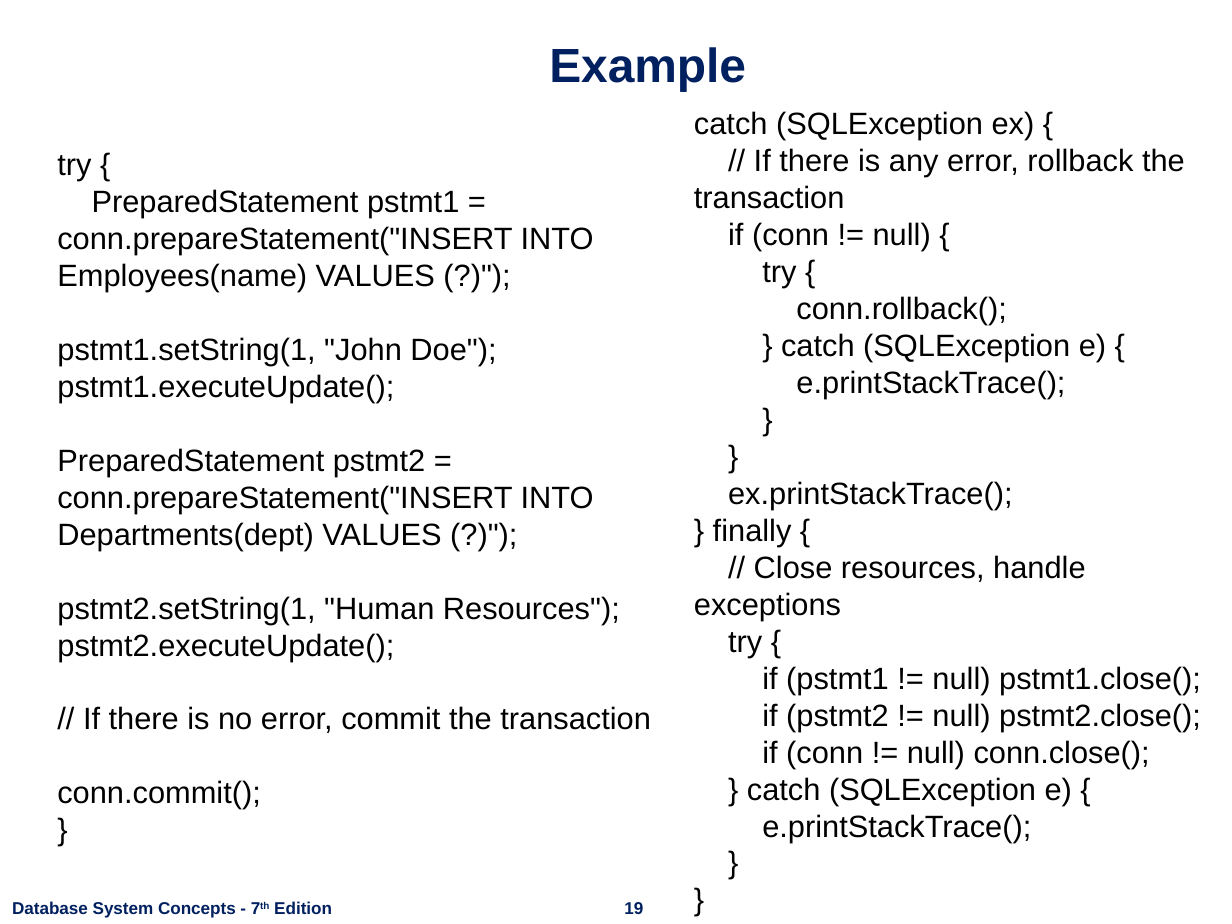
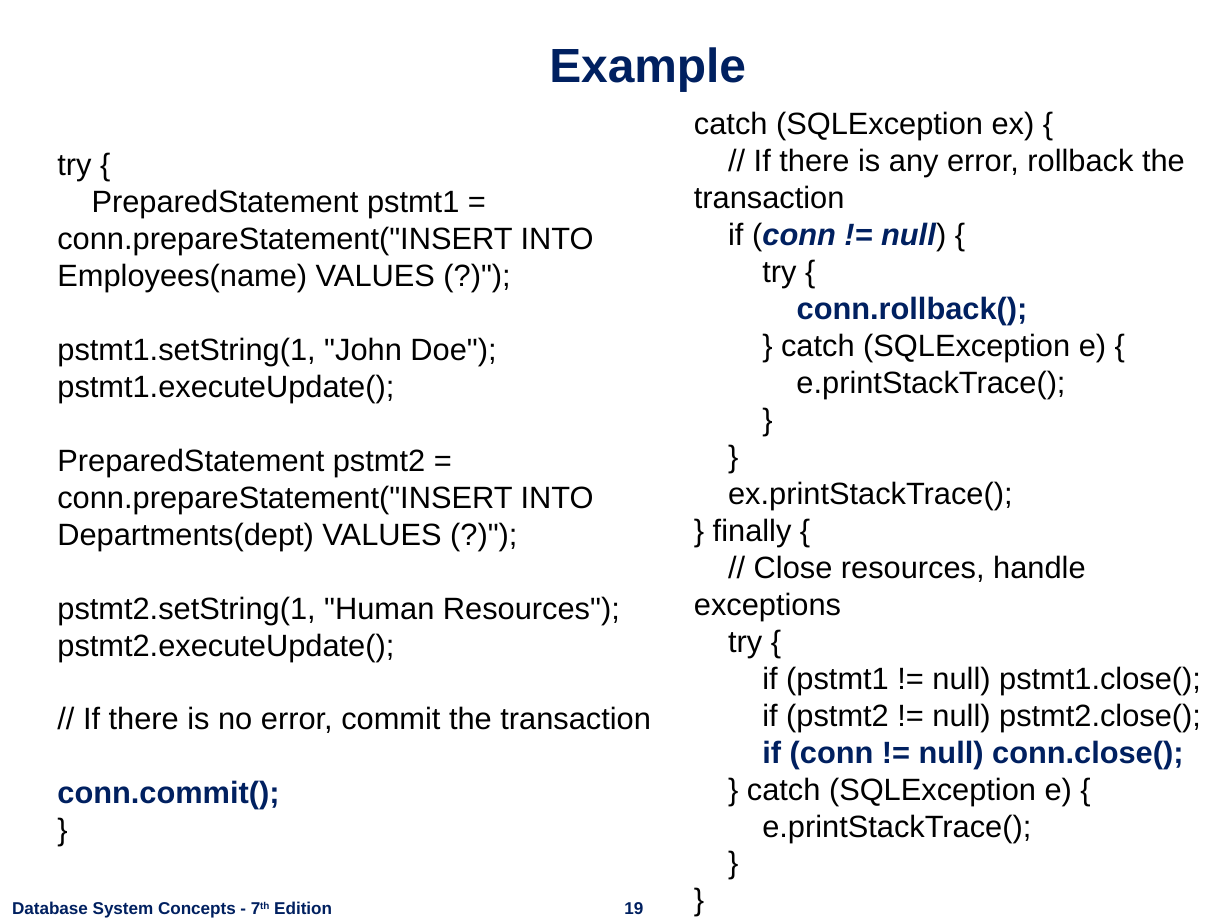
Before and after one commit to nashurgessa/DB-practices, a slide deck: slide 19 of Slides/L18-24 Advanced SQL.pptx. Drawn at 1232x924 pixels with LibreOffice and Linux fonts; fonts in the diff are those of the drawing; background and template pictures are left out. Boxes give left, top, right and bottom in pixels: in the first picture for what was removed or moved away, otherwise in the second. Text is boxed around its words. In the diff, an @@ line names an element or a change of style, - is before the commit and + after.

```diff
--- a/Slides/L18-24 Advanced SQL.pptx
+++ b/Slides/L18-24 Advanced SQL.pptx
@@ text at (728,222,1183,768): text colour #000000 to #002060, bold on in "(conn != null)", "conn.rollback();", "if (conn != null) conn.close();"; italic on in "(conn != null)" @@
@@ text at (57,780,279,809): text colour #000000 to #002060, bold on in "conn.commit();" @@
```
Also in this commit, not shown: 7 other slides changed.
